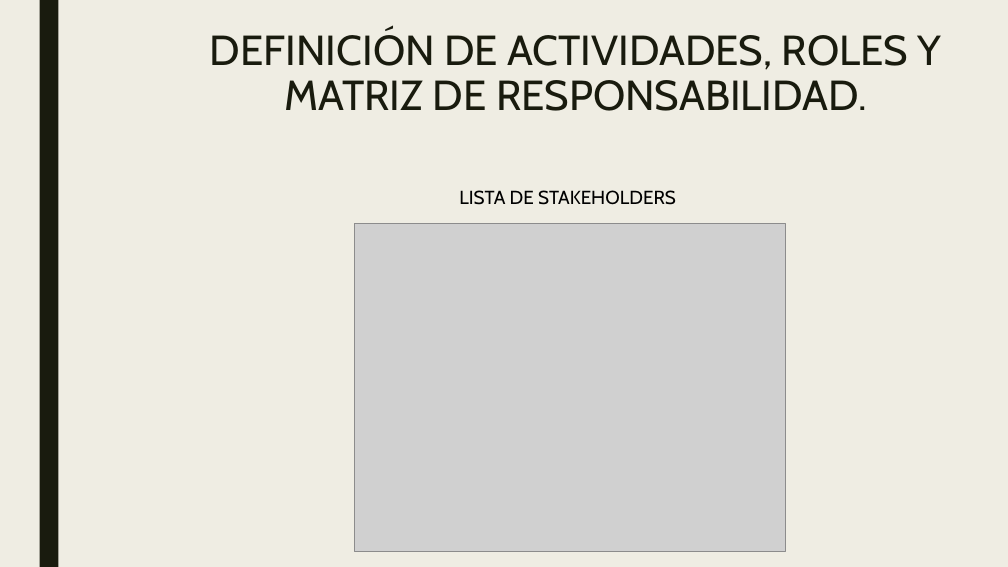
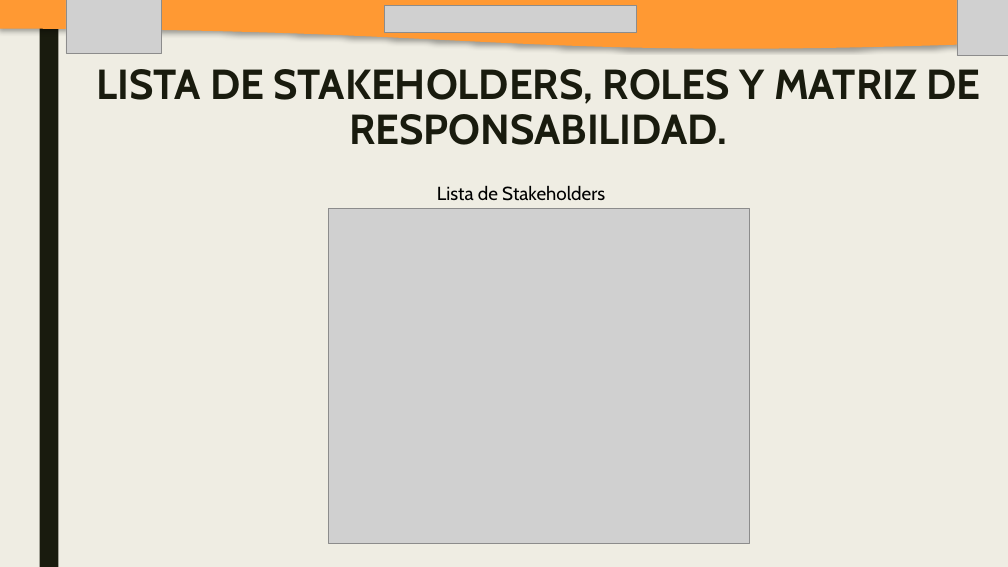
Before and after one commit to SM-ROOT/SM-ROOT, a slide deck: slide 11 of 9°A/Integradora/diapositiva/SM-ROOT_APPMO-SP.pptx (slide 10 before the commit). Drawn at 1008x567 pixels with LibreOffice and Linux fonts; fonts in the diff are those of the drawing; grey boxes stand for pictures. Boxes give left, top, right and bottom in pixels: in the first picture for what was removed or moved away, otherwise in the second. Text is boxed around its words. In the diff, an @@ line names an element or a change of style, - is before the commit and + after.

```diff
--- a/9°A/Integradora/diapositiva/SM-ROOT_APPMO-SP.pptx
+++ b/9°A/Integradora/diapositiva/SM-ROOT_APPMO-SP.pptx
@@ freeform shape added at [0,0,1008,48], fill #FF9933 @@
@@ picture added at [66,0,161,54] @@
@@ picture added at [385,5,636,33] @@
@@ picture added at [957,0,1008,56] @@
@@ title at [96,69,981,145]: text changed; bold on @@
-DEFINICIÓN DE ACTIVIDADES, ROLES Y MATRIZ DE RESPONSABILIDAD.
+LISTA DE STAKEHOLDERS, ROLES Y MATRIZ DE RESPONSABILIDAD.
@@ picture: place and size @@
-picture at [355,223,786,551]
+picture at [329,209,750,544]
@@ text at [437,185,605,201]: text changed @@
-LISTA DE STAKEHOLDERS
+Lista de Stakeholders
```
Also in this commit, not shown: 18 other slides changed, 6 slides added, 4 slides removed, 31 other files.
